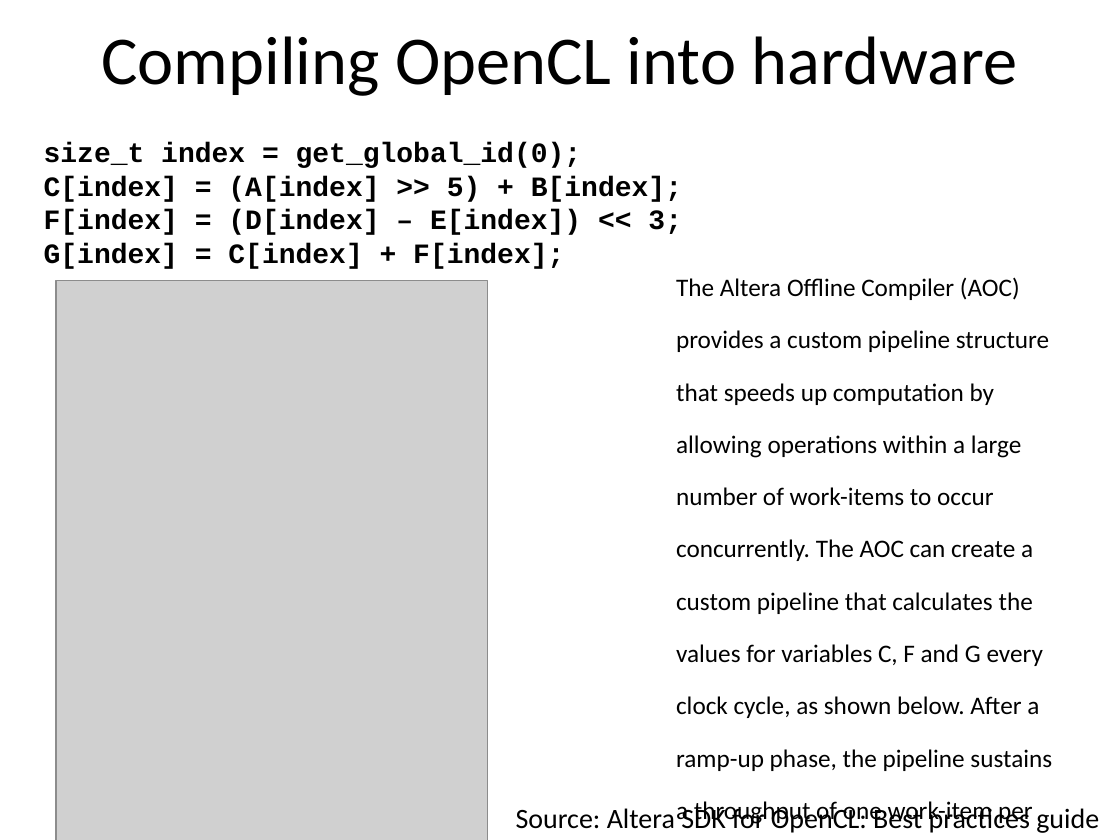
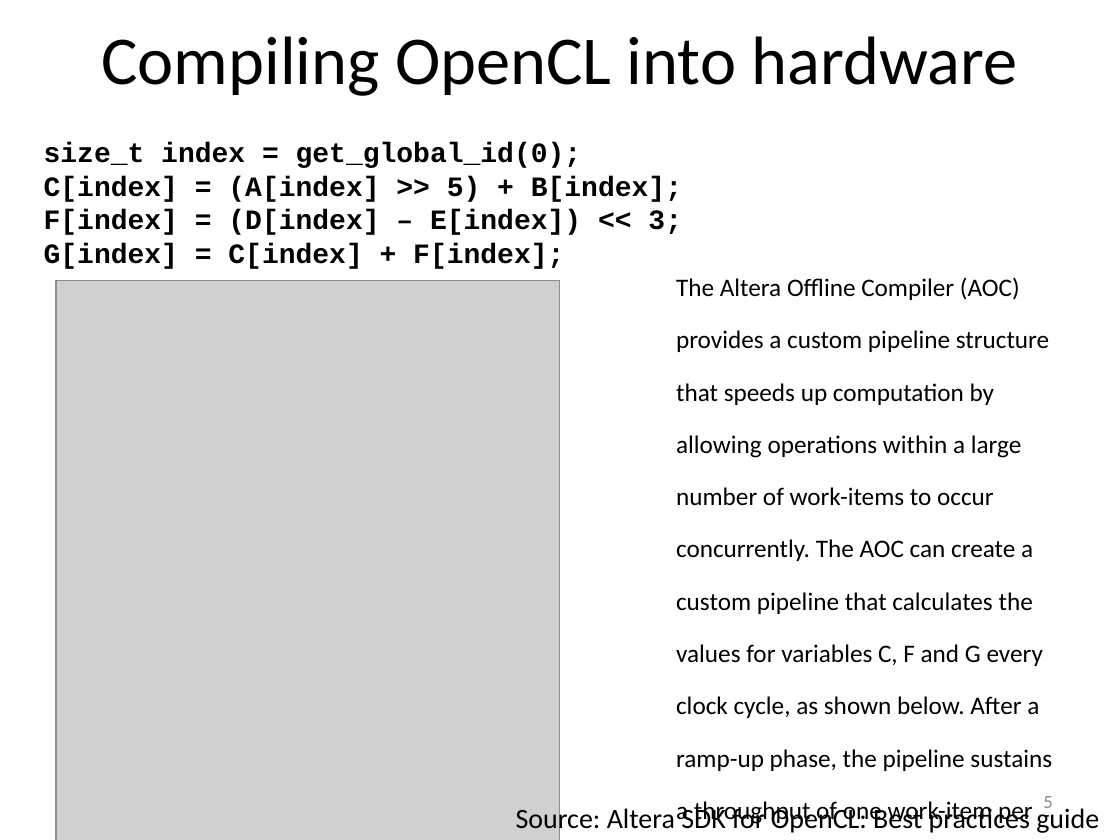
Before and after one commit to UoB-HPC/opencl-training-slides, a slide deck: slide 5 of OpenCL_on_FPGAs.pptx. Drawn at 1120x840 pixels with LibreOffice and Linux fonts; fonts in the diff are those of the drawing; grey boxes stand for pictures. Boxes give left, top, right and bottom in pixels: in the first picture for what was removed or moved away, otherwise in the second. Text is boxed around its words. In the diff, an @@ line names an element or a change of style, - is before the commit and + after.

```diff
--- a/OpenCL_on_FPGAs.pptx
+++ b/OpenCL_on_FPGAs.pptx
@@ picture: place and size @@
-picture at (56,280,487,840)
+picture at (56,280,560,840)
@@ page number added at (1043,796,1052,808), 12 pt, text #8C8C8C @@
+5
```
Also in this commit, not shown: 13 other slides changed.
